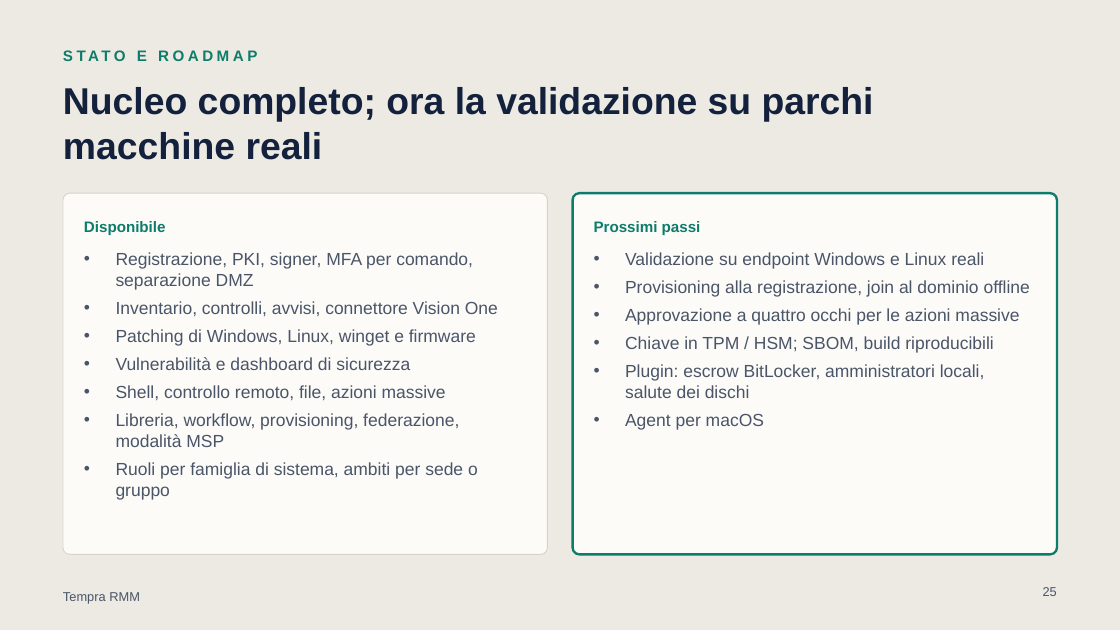
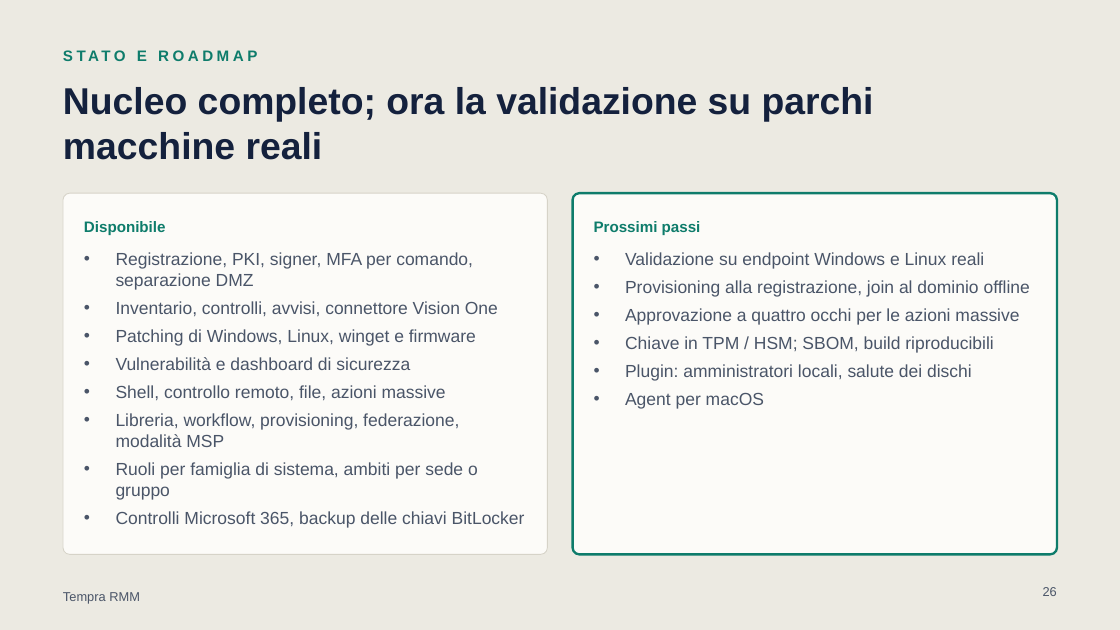
Before and after one commit to stefanozanarini/tempra-rmm, a slide deck: slide 26 of docs/presentation/Tempra-RMM-presentazione-IT.pptx (slide 25 before the commit). Drawn at 1120x630 pixels with LibreOffice and Linux fonts; fonts in the diff are those of the drawing. Boxes give left, top, right and bottom in pixels: in the first picture for what was removed or moved away, otherwise in the second. Text is boxed around its words. In the diff, an @@ line names an element or a change of style, - is before the commit and + after.

Commit message:
Docs: manual and presentation updated for Microsoft 365, BitLocker key backup, Admin-only bulk actions and remote-control changes

```diff
--- a/docs/presentation/Tempra-RMM-presentazione-IT.pptx
+++ b/docs/presentation/Tempra-RMM-presentazione-IT.pptx
@@ text at bbox=[625, 364, 972, 381]: text changed @@
-• Plugin: escrow BitLocker, amministratori locali, salute dei dischi
+• Plugin: amministratori locali, salute dei dischi
@@ text at bbox=[116, 511, 525, 528]: paragraph added @@
+• Controlli Microsoft 365, backup delle chiavi BitLocker
```
Also in this commit, not shown: 7 other slides changed, 1 slide added, 19 other files.
